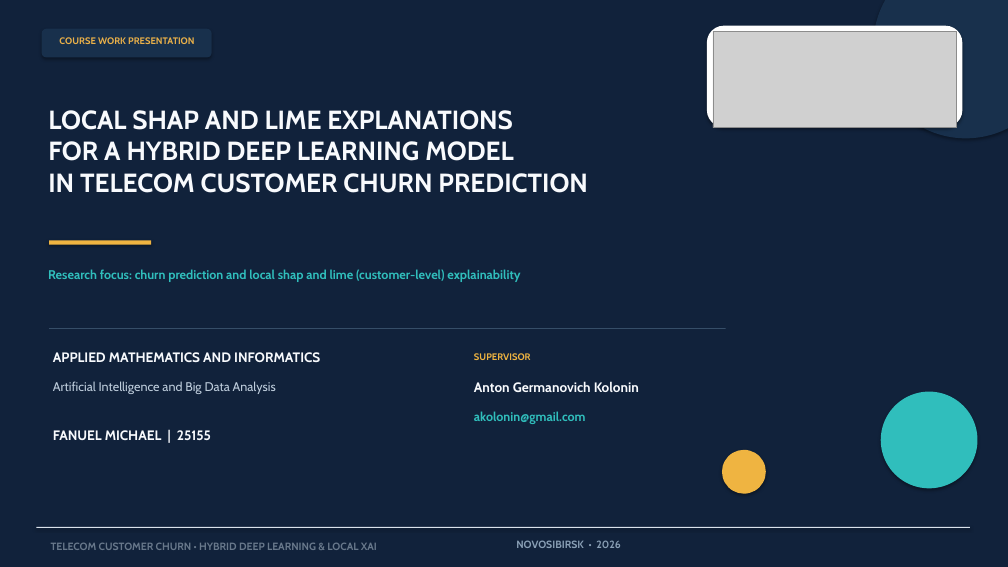
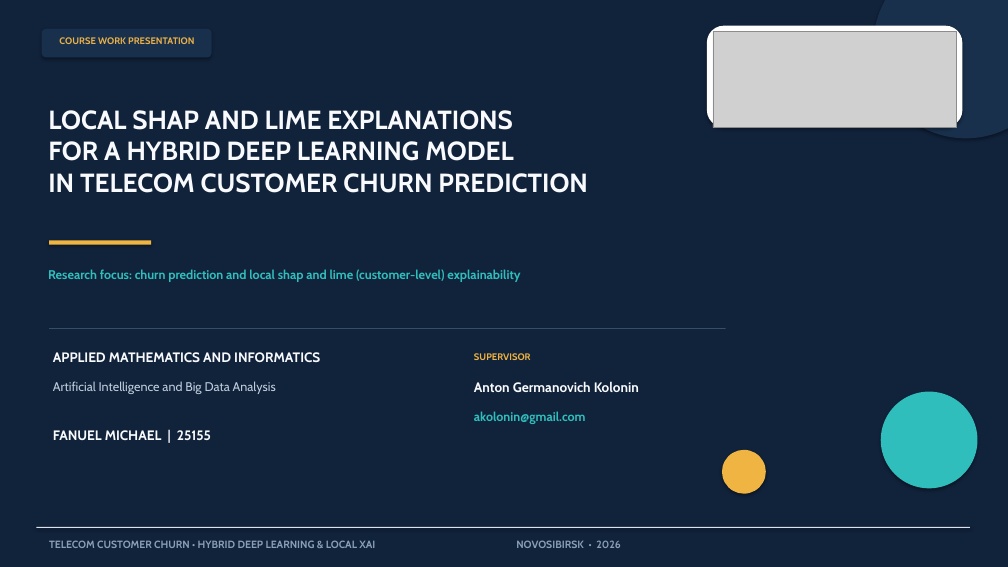
Before and after one commit to FanuelMichael/XAI_course-work, a slide deck: slide 1 of Power-point presentation/Presentation.pptx. Drawn at 1008x567 pixels with LibreOffice and Linux fonts; fonts in the diff are those of the drawing; grey boxes stand for pictures. Boxes give left, top, right and bottom in pixels: in the first picture for what was removed or moved away, otherwise in the second. Text is boxed around its words. In the diff, an @@ line names an element or a change of style, - is before the commit and + after.

```diff
--- a/Power-point presentation/Presentation.pptx
+++ b/Power-point presentation/Presentation.pptx
@@ text "TELECOM CUSTOMER CHURN • HYBRID ..." at [49,540,375,548]: text colour #68788B to #899FB5; less space between paragraphs @@
```
Also in this commit, not shown: 17 other slides changed, 2 other files.
